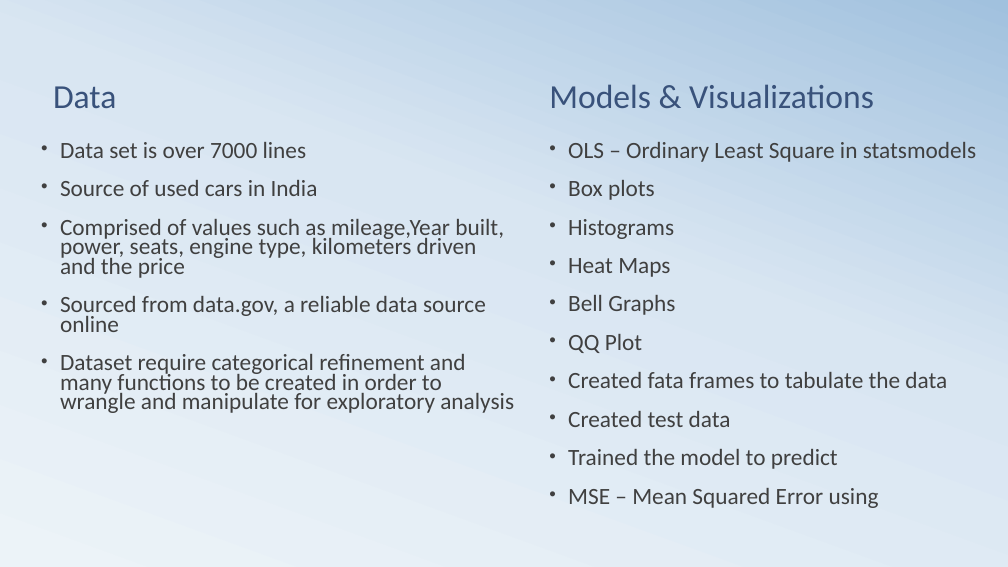
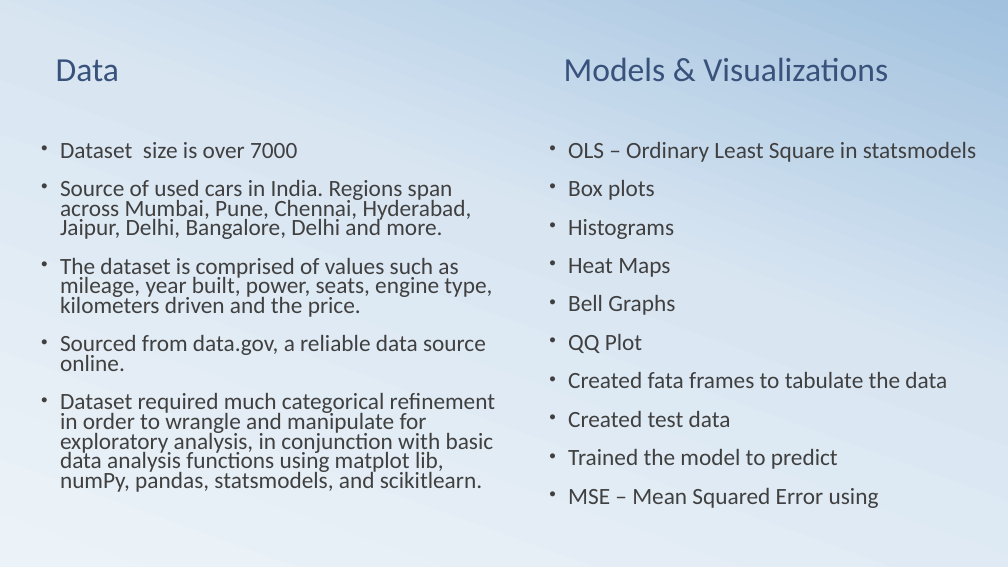
Before and after one commit to githosted/CAPSTONE, a slide deck: slide 5 of Capstone.pptx (slide 4 before the commit). Drawn at 1008x567 pixels with LibreOffice and Linux fonts; fonts in the diff are those of the drawing. Boxes give left, top, right and bottom in pixels: in the first picture for what was removed or moved away, otherwise in the second. Text is boxed around its words. In the diff, an @@ line names an element or a change of style, - is before the commit and + after.

```diff
--- a/Capstone.pptx
+++ b/Capstone.pptx
@@ text "Data" moved from (x1=53, y1=86, x2=116, y2=108) to (x1=56, y1=59, x2=119, y2=81) @@
@@ text "Models & Visualizations" moved from (x1=549, y1=84, x2=874, y2=108) to (x1=564, y1=57, x2=888, y2=81) @@
@@ text at (x1=60, y1=142, x2=495, y2=492): text changed @@
-• Data set is over 7000 lines
-• Source of used cars in India
-• Comprised of values such as mileage,Year built, power, seats, engine type, kilometers driven and the price
-• Sourced from data.gov, a reliable data source online
-• Dataset require categorical refinement and many functions to be created in order to wrangle and manipulate for exploratory analysis
+• Dataset size is over 7000
+• Source of used cars in India. Regions span across Mumbai, Pune, Chennai, Hyderabad, Jaipur, Delhi, Bangalore, Delhi and more.
+• The dataset is comprised of values such as mileage, year built, power, seats, engine type, kilometers driven and the price.
+• Sourced from data.gov, a reliable data source online.
+• Dataset required much categorical refinement in order to wrangle and manipulate for exploratory analysis, in conjunction with basic data analysis functions using matplot lib, numPy, pandas, statsmodels, and scikitlearn.
```
Also in this commit, not shown: 5 other slides changed, 2 slides added, 4 slides removed, 5 other files.
